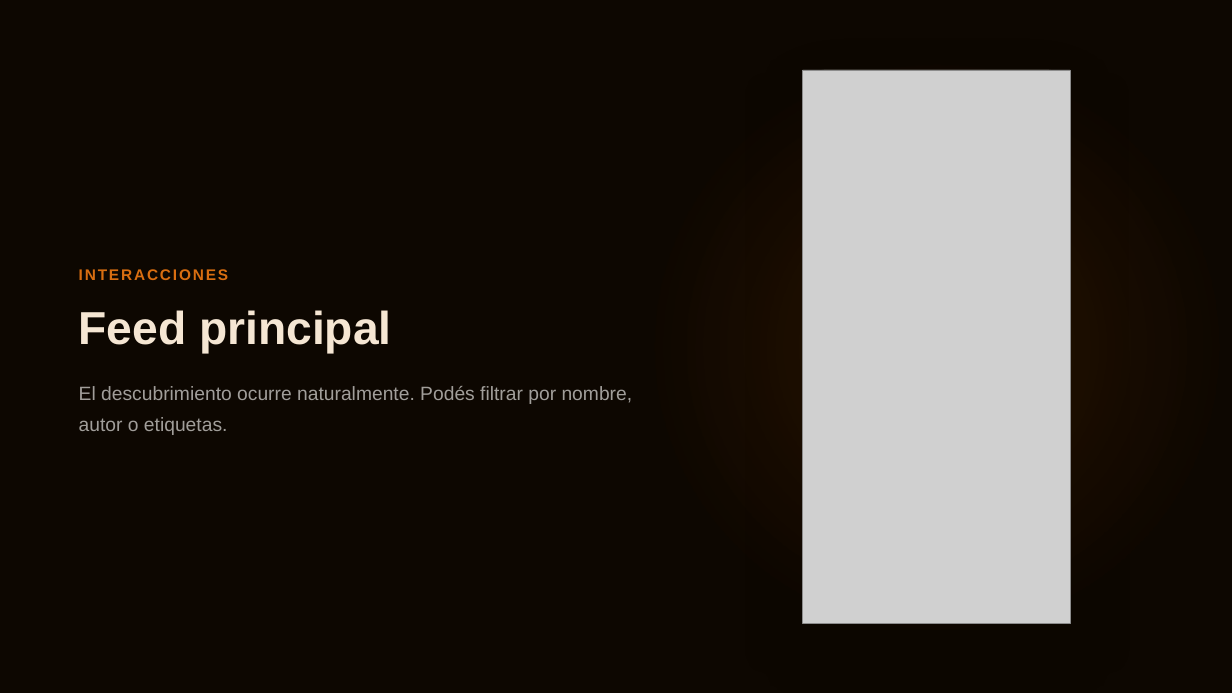
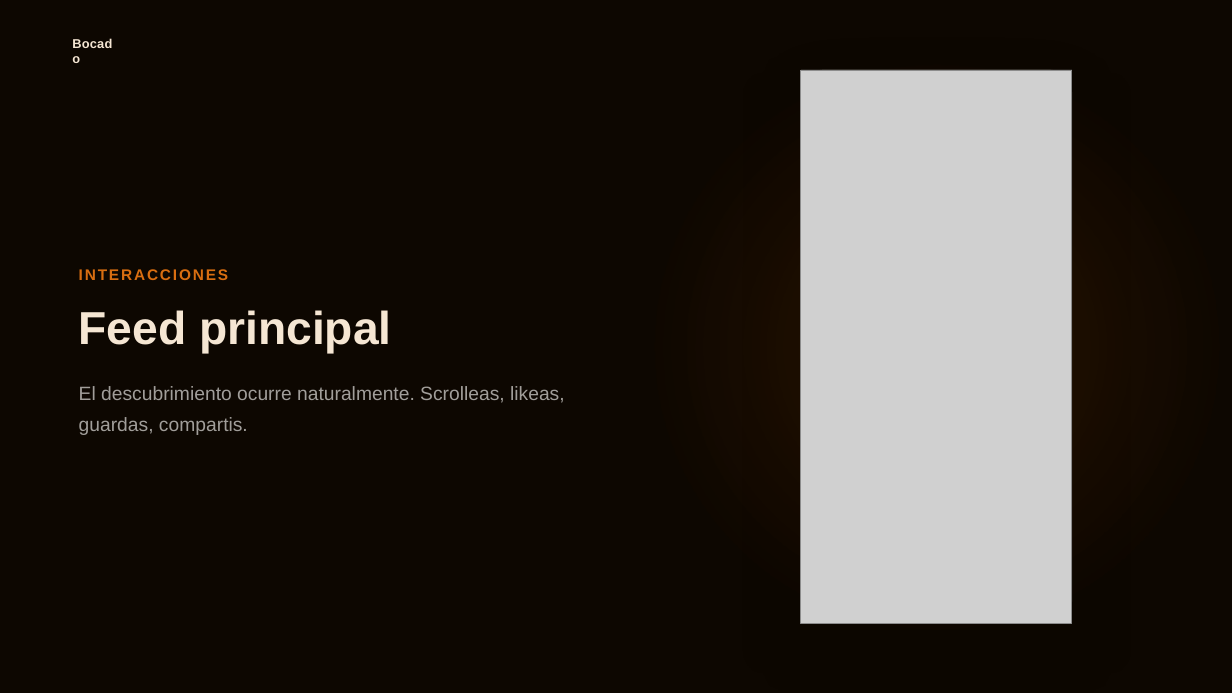
Before and after one commit to aguss101/Bocado, a slide deck: slide 12 of Presentacion.pptx (slide 10 before the commit). Drawn at 1232x693 pixels with LibreOffice and Linux fonts; fonts in the diff are those of the drawing; grey boxes stand for pictures; background and template pictures are left out. Boxes give left, top, right and bottom in pixels: in the first picture for what was removed or moved away, otherwise in the second. Text is boxed around its words. In the diff, an @@ line names an element or a change of style, - is before the commit and + after.

```diff
--- a/Presentacion.pptx
+++ b/Presentacion.pptx
@@ text added at [71,34,121,51], 15 pt, text #F5E6D3, bold @@
+Bocado
@@ rounded rectangle at [801,70,1072,623]: proportions changed @@
@@ text at [79,386,565,435]: text changed @@
-El descubrimiento ocurre naturalmente. Podés filtrar por nombre, autor o etiquetas.
+El descubrimiento ocurre naturalmente. Scrolleas, likeas, guardas, compartis.
```
Also in this commit, not shown: 13 other slides changed, 3 slides added, 1 slide removed.
